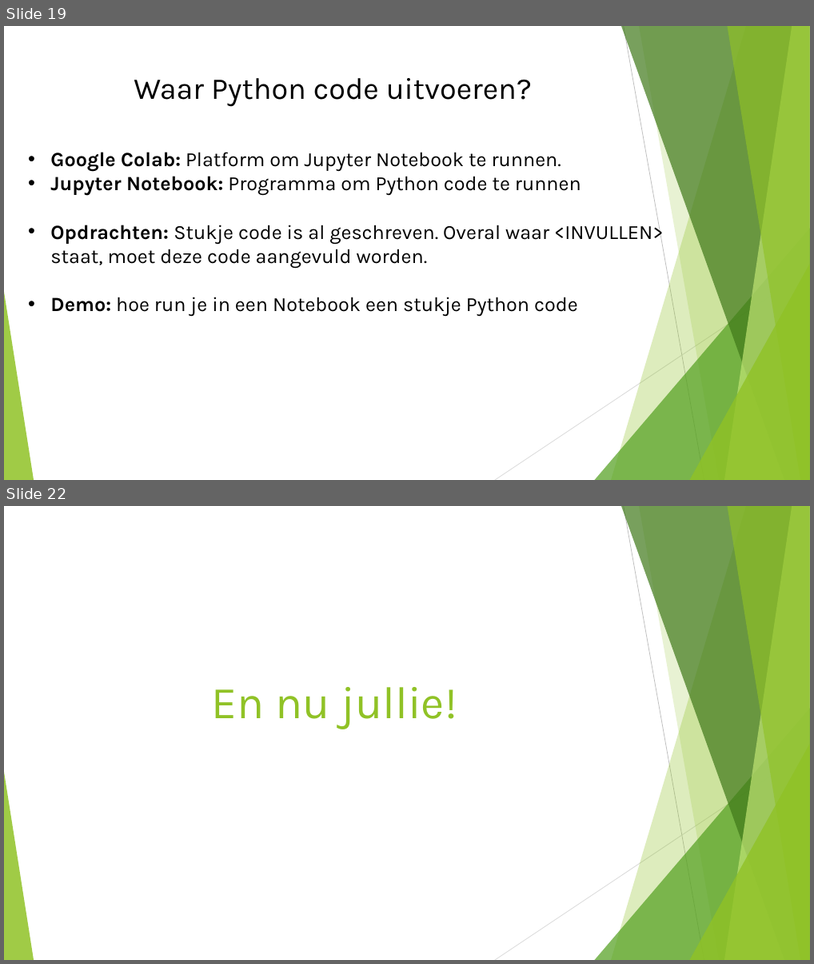
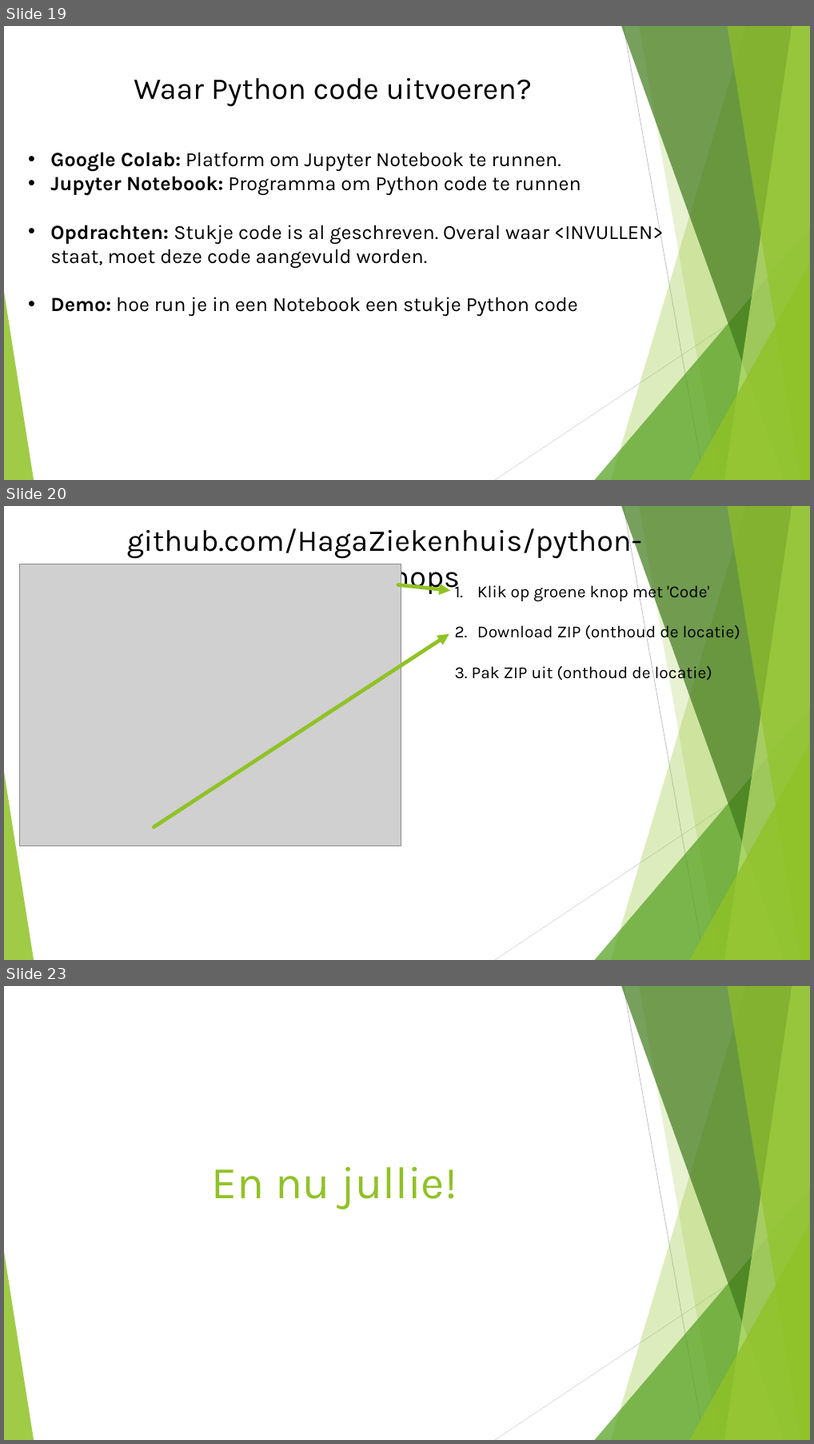
Before and after one commit to HagaZiekenhuis/python-workshops, a slide deck: Intro.pptx. Shown one above the other, each under a label of ours: slides 19 and 22 before the commit, slides 19, 20 and 23 after it; the slides between them are not shown. The pictures are 814x964 and 814x1444 pixels, drawn with LibreOffice and Linux fonts; fonts in the diff are those of the drawing; grey boxes stand for pictures. Boxes give left, top, right and bottom in pixels: in the first picture for what was removed or moved away, otherwise in the second. Text is boxed around its words. In the diff, an @@ line names an element or a change of style, - is before the commit and + after.

Commit message:
notebook and colab slides
Expanded instructions on downloading the notebooks and uploading them to colab

```diff
--- a/Intro.pptx
+++ b/Intro.pptx
@@ slide 20 added at (x1=4, y1=506, x2=810, y2=960), background #FFFFFF; not listed: 10 template elements that a slide beside it also shows @@
@@ text added at (x1=127, y1=524, x2=642, y2=595), 36 pt, text #000000 @@
+github.com/HagaZiekenhuis/python-workshops
@@ picture added at (x1=20, y1=564, x2=401, y2=846) @@
@@ arrow added from (398, 584) to (451, 591), #90C226 4.5 pt @@
@@ text added at (x1=455, y1=582, x2=741, y2=683), 20 pt, text #000000 @@
+1. Klik op groene knop met 'Code'
+2. Download ZIP (onthoud de locatie)
+3. Pak ZIP uit (onthoud de locatie)
@@ arrow added from (154, 827) to (450, 634), #90C226 4.5 pt @@
@@ what was slide 22 is now slide 23 @@
```
Also in this commit, not shown: 1 slide changed, 1 other slide added, 1 slide removed.
